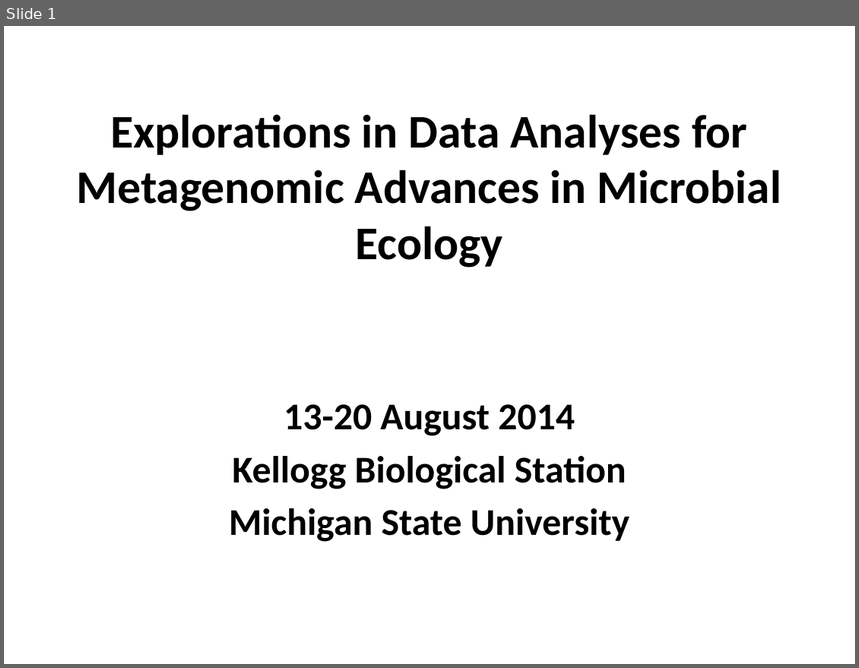
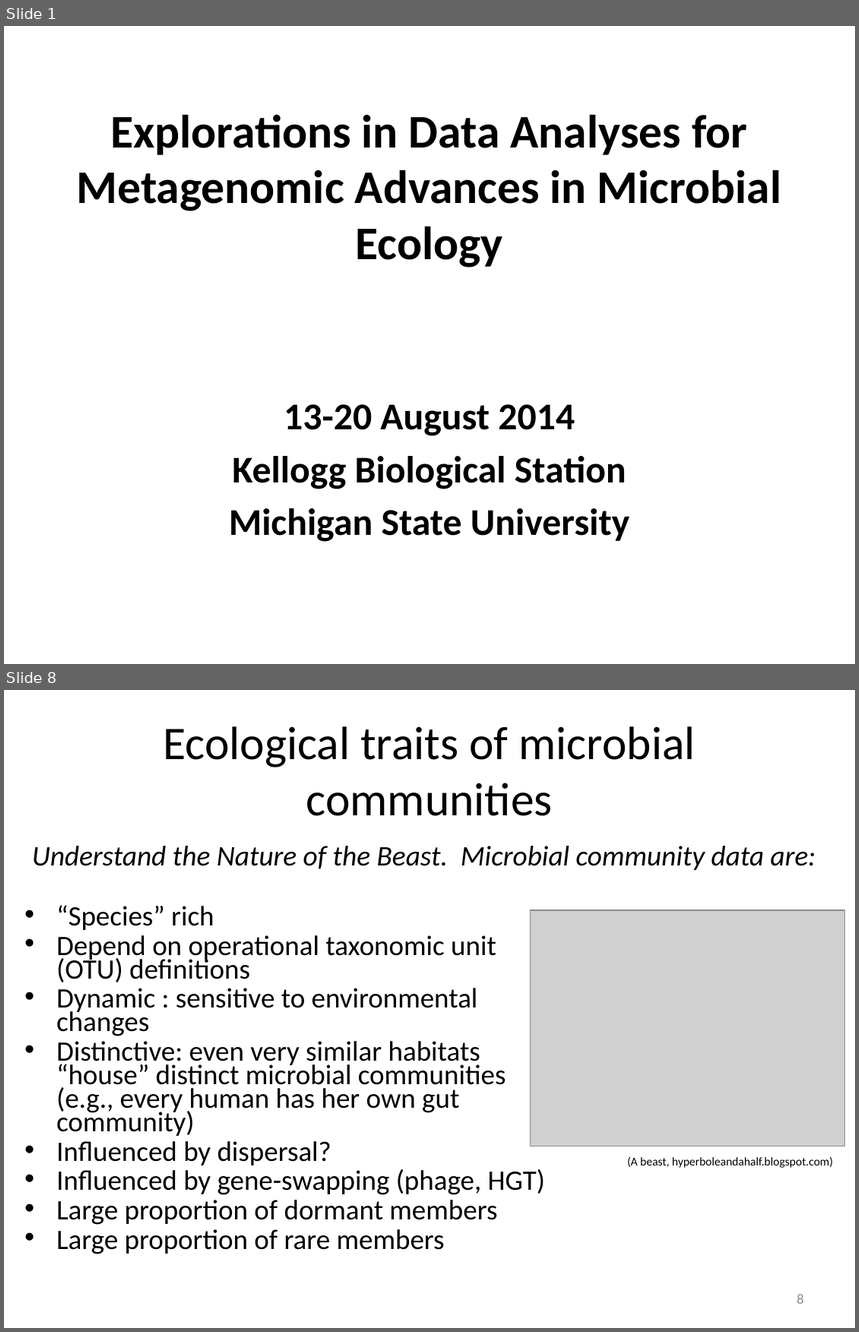
Before and after one commit to edamame-course/docs, a slide deck: _site/extra/Presentations/2014-08-13-PM_Ashley_Lecture1.pptx. Shown one above the other, each under a label of ours: slide 1 before the commit, slides 1 and 8 after it; the slides between them are not shown. The pictures are 859x668 and 859x1332 pixels, drawn with LibreOffice and Linux fonts; fonts in the diff are those of the drawing; grey boxes stand for pictures; background and template pictures are left out. Boxes give left, top, right and bottom in pixels: in the first picture for what was removed or moved away, otherwise in the second. Text is boxed around its words. In the diff, an @@ line names an element or a change of style, - is before the commit and + after.

```diff
--- a/_site/extra/Presentations/2014-08-13-PM_Ashley_Lecture1.pptx
+++ b/_site/extra/Presentations/2014-08-13-PM_Ashley_Lecture1.pptx
@@ slide 8 added at [4,690,855,1328], background #FFFFFF @@
@@ title added at [163,726,696,816], 39.6 pt, text #000000 @@
+Ecological traits of microbial communities
@@ text added at [32,846,816,870], 24 pt, text #000000, italic @@
+Understand the Nature of the Beast. Microbial community data are:
@@ text added at [56,905,545,1255], 23.8 pt, text #000000 @@
+• “Species” rich
+• Depend on operational taxonomic unit (OTU) definitions
+• Dynamic : sensitive to environmental changes
+• Distinctive: even very similar habitats “house” distinct microbial communities (e.g., every human has her own gut community)
+• Influenced by dispersal?
+• Influenced by gene-swapping (phage, HGT)
+• Large proportion of dormant members
+• Large proportion of rare members
@@ picture added at [531,910,845,1146] @@
@@ text added at [627,1157,833,1168], 10 pt, text #000000 @@
+(A beast, hyperboleandahalf.blogspot.com)
@@ page number added at [797,1294,804,1304], 12 pt, text #8C8C8C @@
+8
```
Also in this commit, not shown: 10 other slides added, 23 other files.
